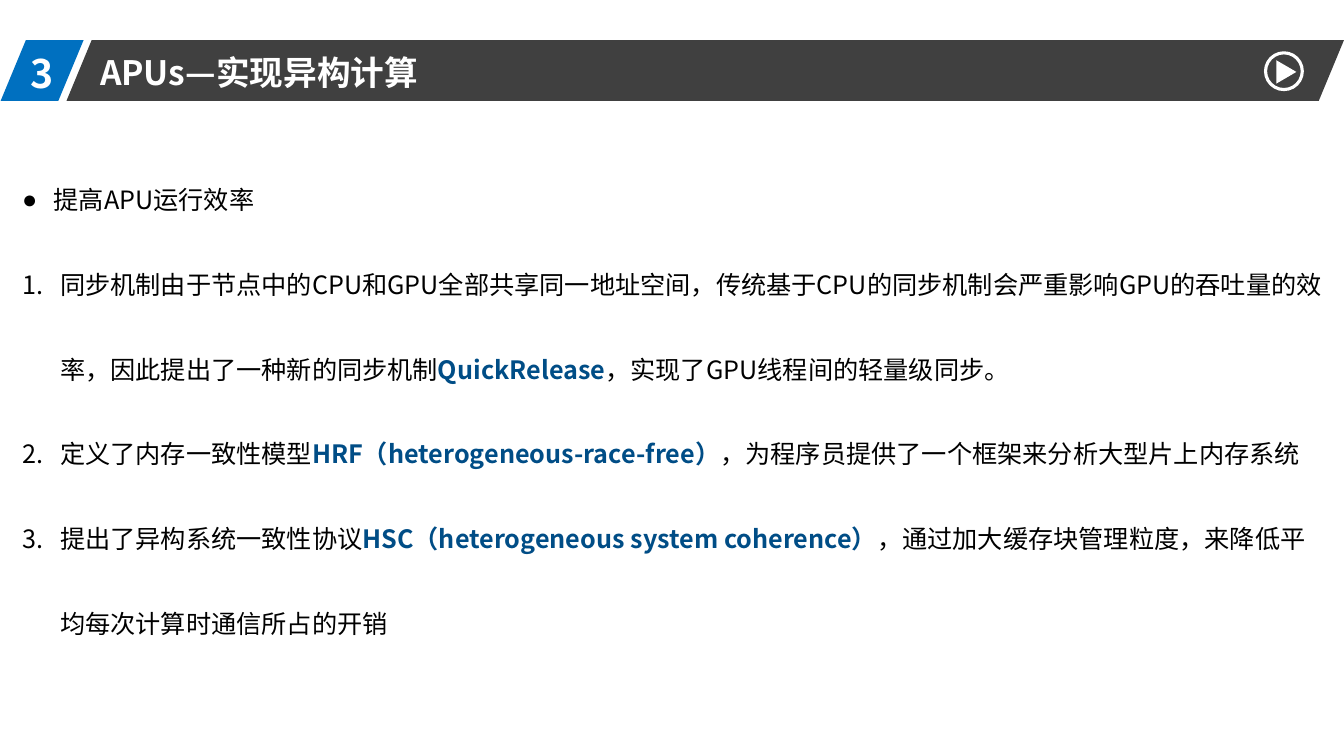
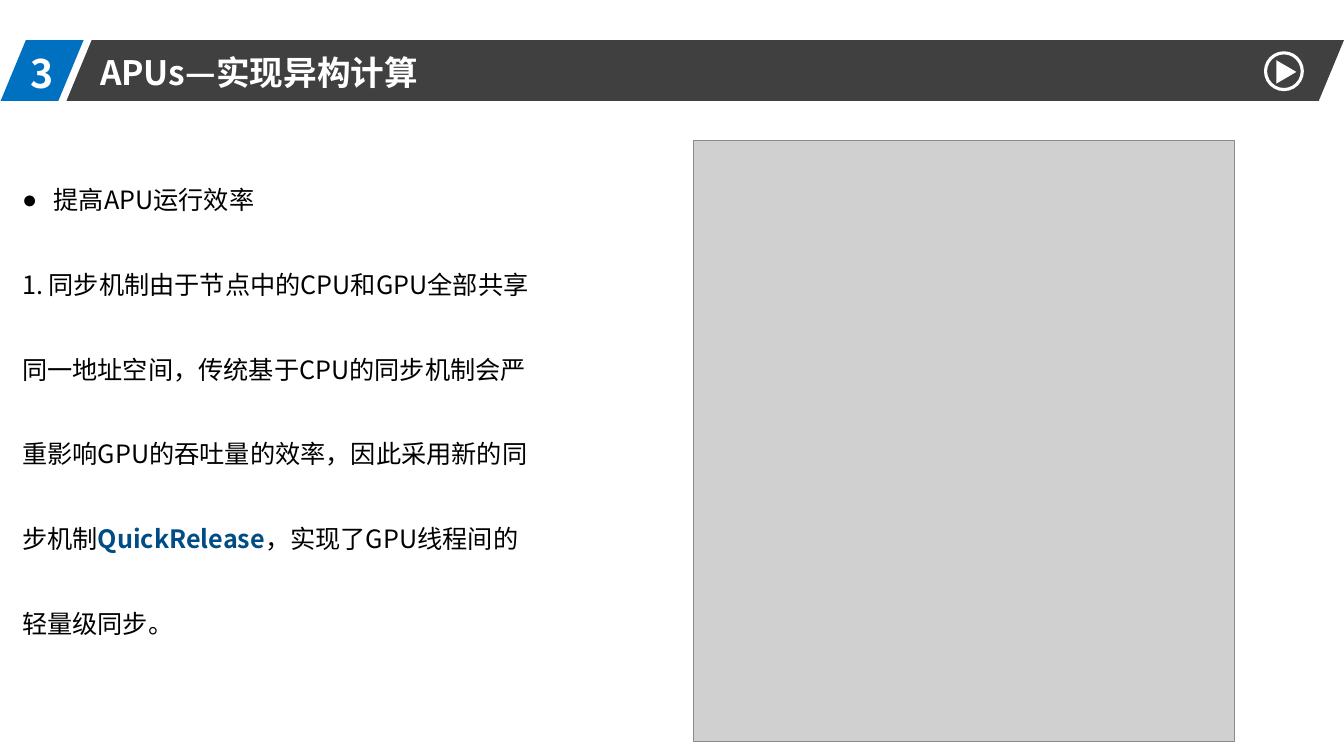
Before and after one commit to DO-MINATOR/buaa, a slide deck: slide 11 of 高性能计算机/高性能.pptx. Drawn at 1344x756 pixels with LibreOffice and Linux fonts; fonts in the diff are those of the drawing; grey boxes stand for pictures. Boxes give left, top, right and bottom in pixels: in the first picture for what was removed or moved away, otherwise in the second. Text is boxed around its words. In the diff, an @@ line names an element or a change of style, - is before the commit and + after.

```diff
--- a/高性能计算机/高性能.pptx
+++ b/高性能计算机/高性能.pptx
@@ picture added at [694,140,1235,741] @@
@@ text at [22,272,529,635]: text changed @@
-1. 同步机制由于节点中的CPU和GPU全部共享同一地址空间，传统基于CPU的同步机制会严重影响GPU的吞吐量的效率，因此提出了一种新的同步机制QuickRelease，实现了GPU线程间的轻量级同步。
-2. 定义了内存一致性模型HRF（heterogeneous-race-free），为程序员提供了一个框架来分析大型片上内存系统
-3. 提出了异构系统一致性协议HSC（heterogeneous system coherence），通过加大缓存块管理粒度，来降低平均每次计算时通信所占的开销
+1. 同步机制由于节点中的CPU和GPU全部共享同一地址空间，传统基于CPU的同步机制会严重影响GPU的吞吐量的效率，因此采用新的同步机制QuickRelease，实现了GPU线程间的轻量级同步。
```
Also in this commit, not shown: 7 other slides changed, 1 slide added, 2 other files.
